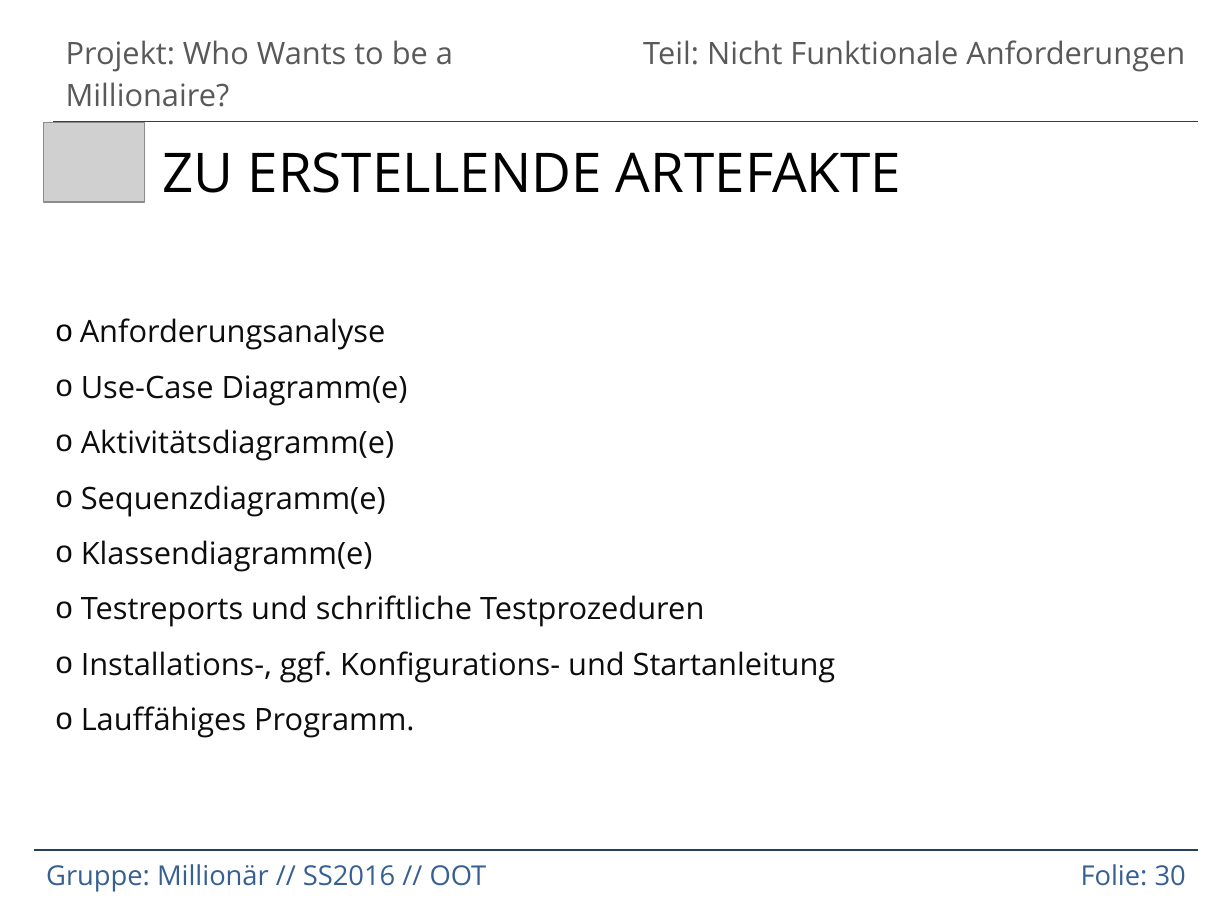
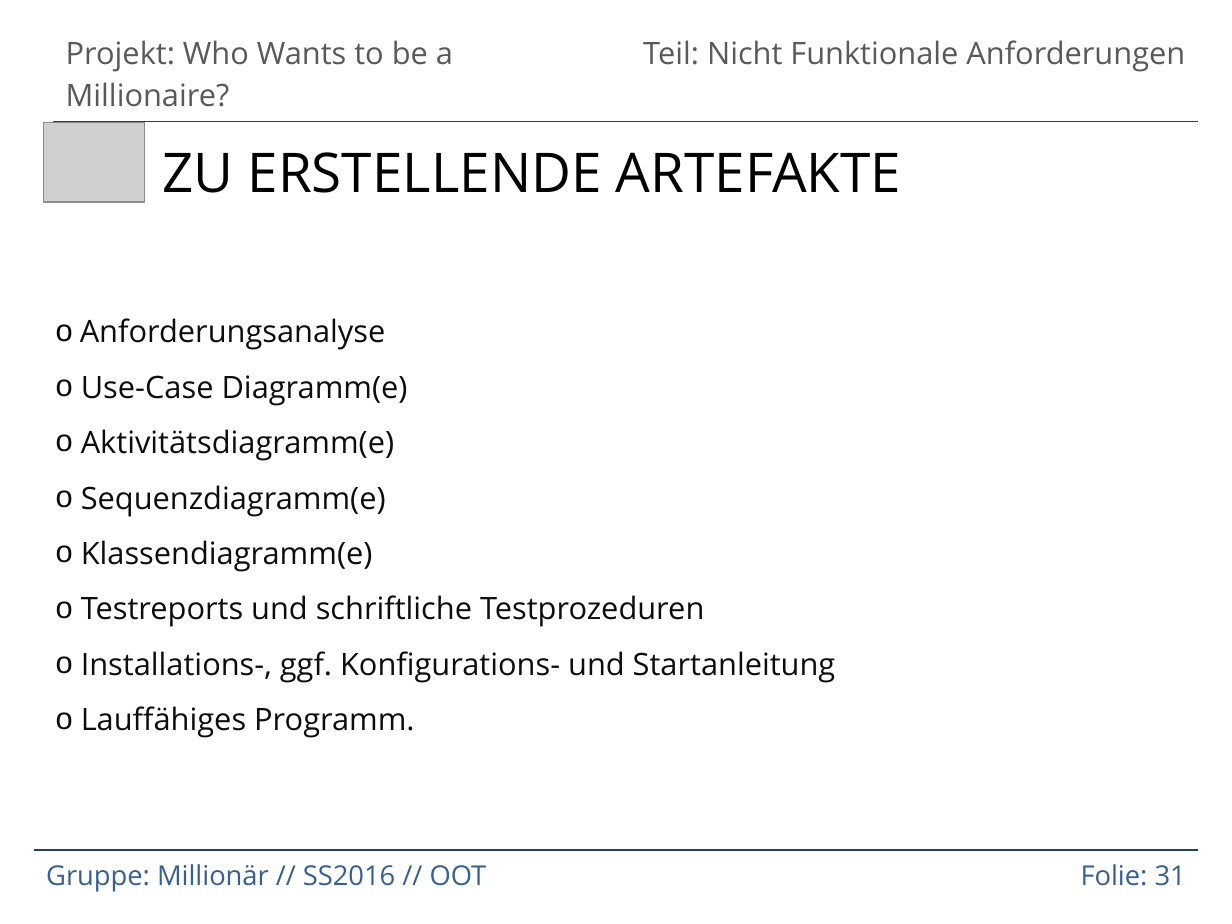
Before and after one commit to marcelherd/OOT-Projekt, a slide deck: slide 31 of Analyse/OOT-Projekt-Milestone-Presentation.pptx (slide 30 before the commit). Drawn at 1232x924 pixels with LibreOffice and Linux fonts; fonts in the diff are those of the drawing; grey boxes stand for pictures. Boxes give left, top, right and bottom in pixels: in the first picture for what was removed or moved away, otherwise in the second. Text is boxed around its words. In the diff, an @@ line names an element or a change of style, - is before the commit and + after.

```diff
--- a/Analyse/OOT-Projekt-Milestone-Presentation.pptx
+++ b/Analyse/OOT-Projekt-Milestone-Presentation.pptx
@@ table at (34,850,1198,901) @@
-row 1, column 2: Folie: 30
+row 1, column 2: Folie: 31
```
Also in this commit, not shown: 1 slide added, 2 other files.
